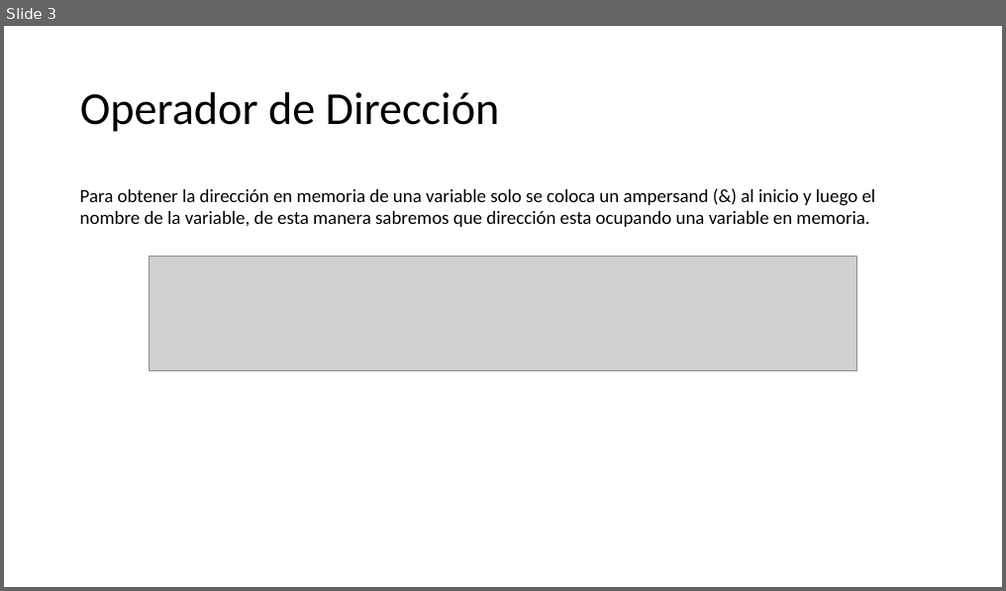
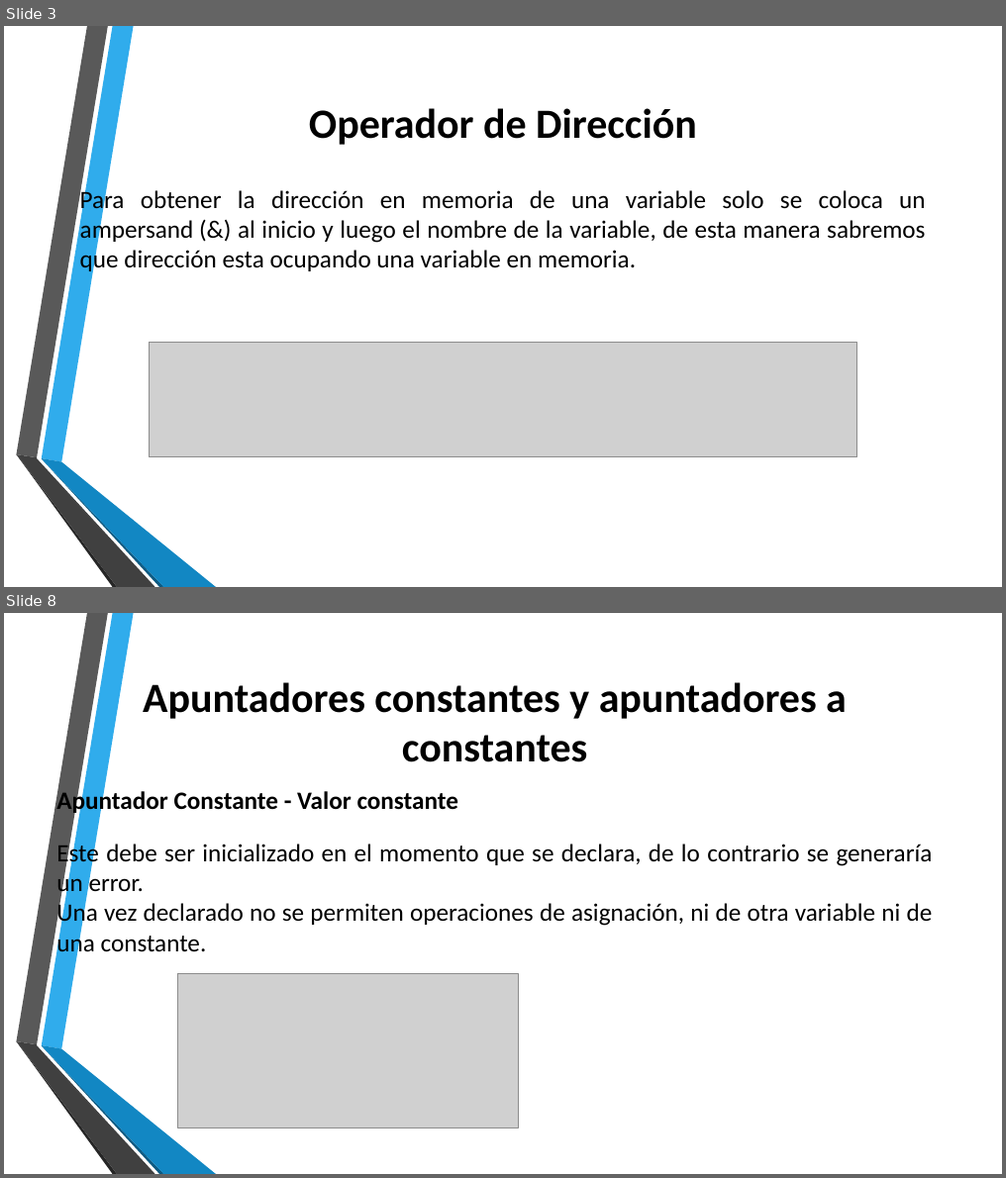
Before and after one commit to Luis96791/EstructuraDatos, a slide deck: Apuntadores.pptx. Shown one above the other, each under a label of ours: slide 3 before the commit, slides 3 and 8 after it; the slides between them are not shown. The pictures are 1006x591 and 1006x1178 pixels, drawn with LibreOffice and Linux fonts; fonts in the diff are those of the drawing; grey boxes stand for pictures; background and template pictures are left out. Boxes give left, top, right and bottom in pixels: in the first picture for what was removed or moved away, otherwise in the second. Text is boxed around its words. In the diff, an @@ line names an element or a change of style, - is before the commit and + after.

```diff
--- a/Apuntadores.pptx
+++ b/Apuntadores.pptx
@@ slide 8 added at (x1=4, y1=613, x2=1002, y2=1174), background picture (left out); not listed: 6 template elements that a slide beside it also shows @@
@@ title added at (x1=143, y1=682, x2=846, y2=762), 40 pt, text #000000, bold @@
+Apuntadores constantes y apuntadores a constantes
@@ text added at (x1=56, y1=788, x2=933, y2=958), 24 pt, text #000000 @@
+Apuntador Constante - Valor constante
+Este debe ser inicializado en el momento que se declara, de lo contrario se generaría un error.
+Una vez declarado no se permiten operaciones de asignación, ni de otra variable ni de una constante.
@@ picture added at (x1=177, y1=973, x2=519, y2=1128) @@
@@ slide 3 changed as well @@
@@ title "Operador de Dirección" moved from (x1=80, y1=92, x2=500, y2=132) to (x1=309, y1=108, x2=697, y2=145) @@
@@ title "Operador de Dirección" at (x1=309, y1=108, x2=697, y2=145): size 44 to 40 pt, bold on; alignment left to centre; line spacing 0.9 to 1 @@
@@ text "Para obtener la dirección en ..." at (x1=80, y1=187, x2=925, y2=274): size 18 to 24 pt; alignment left to justified @@
@@ picture moved from (x1=149, y1=256, x2=856, y2=372) to (x1=149, y1=342, x2=856, y2=458) @@
@@ group added at (x1=16, y1=26, x2=216, y2=587): 6 freeform shapes @@
```
Also in this commit, not shown: 1 other slide changed, 12 other slides added, 2 slides removed, 22 other files.
